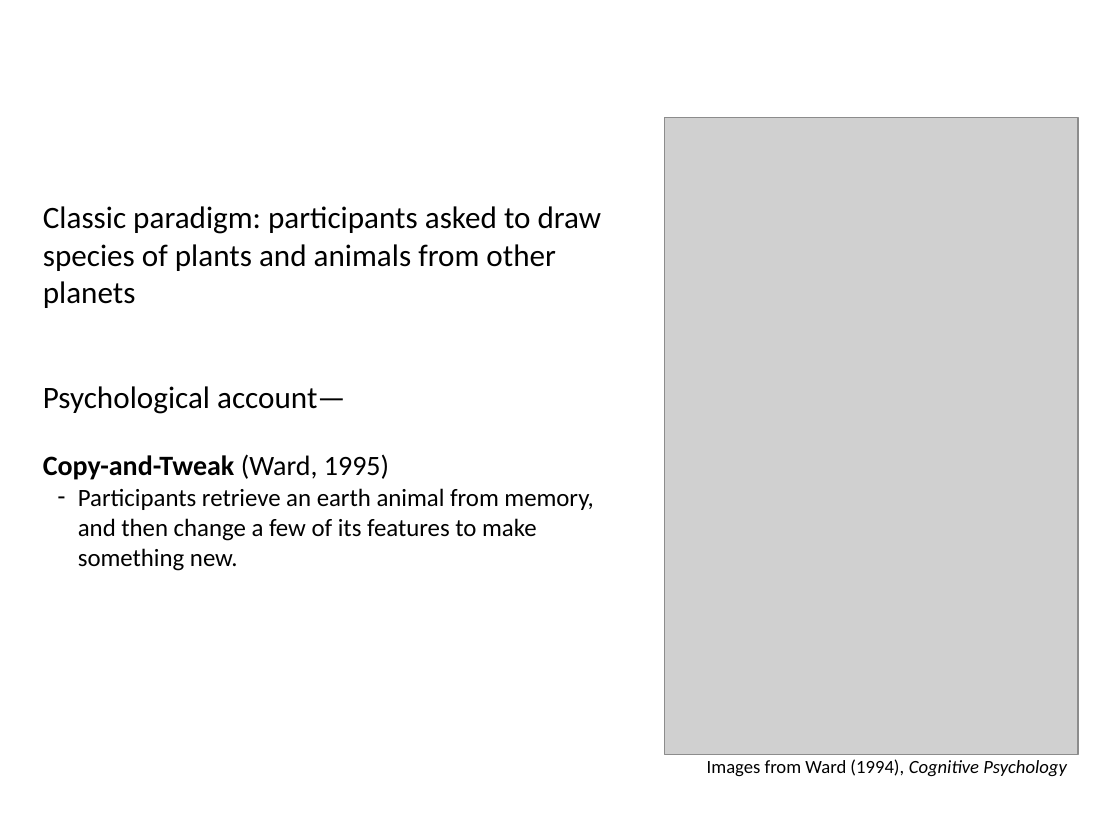
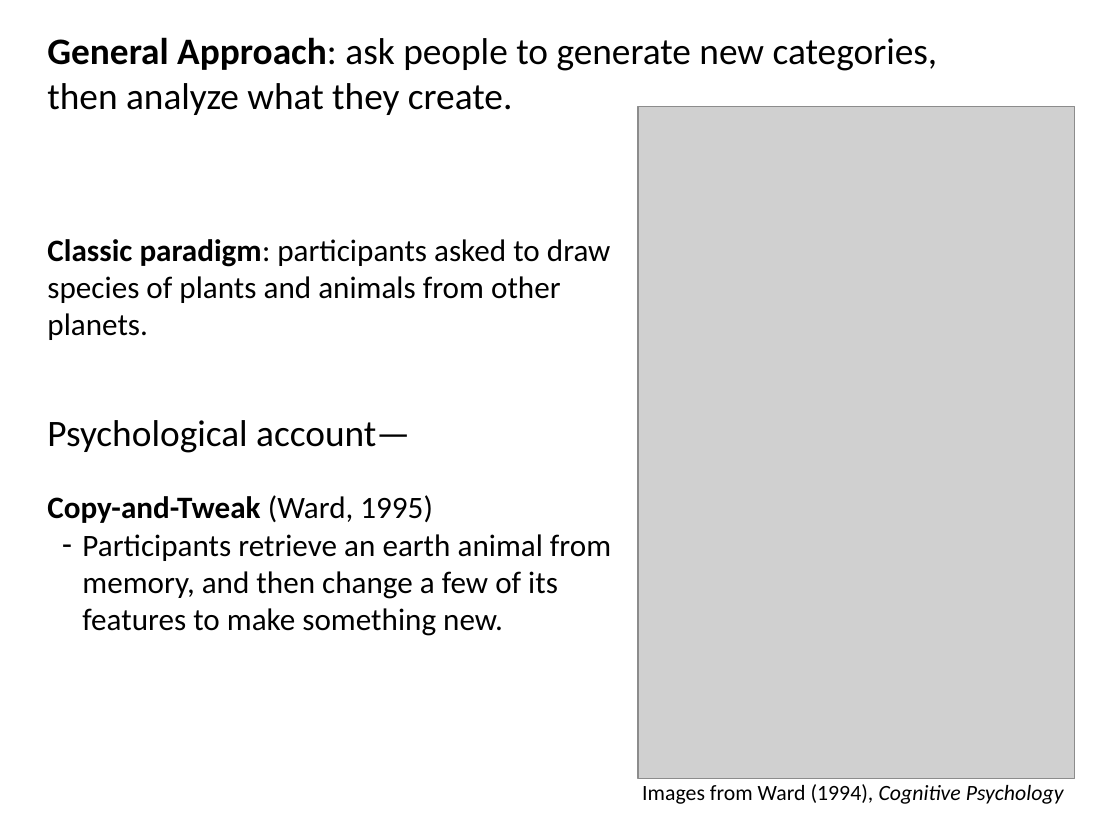
Before and after one commit to AusterweilLab/generating_categories, a slide deck: slide 6 of Presentations/ccn-bbag-march-2-2017.pptx (slide 3 before the commit). Drawn at 1120x840 pixels with LibreOffice and Linux fonts; fonts in the diff are those of the drawing; grey boxes stand for pictures. Boxes give left, top, right and bottom in pixels: in the first picture for what was removed or moved away, otherwise in the second. Text is boxed around its words. In the diff, an @@ line names an element or a change of style, - is before the commit and + after.

```diff
--- a/Presentations/ccn-bbag-march-2-2017.pptx
+++ b/Presentations/ccn-bbag-march-2-2017.pptx
@@ text added at [47, 37, 938, 115], 24 pt, text #000000 @@
+General Approach: ask people to generate new categories, then analyze what they create.
@@ picture: place and size @@
-picture at [665, 118, 1079, 754]
+picture at [638, 106, 1075, 780]
@@ text "Classic paradigm: participants asked to ...": place and size @@
-text "Classic paradigm: participants asked to ..." at [43, 206, 602, 571]
+text "Classic paradigm: participants asked to ..." at [47, 239, 611, 636]
@@ text at [47, 239, 611, 340]: text changed @@
-Classic paradigm: participants asked to draw species of plants and animals from other planets
+Classic paradigm: participants asked to draw species of plants and animals from other planets.
@@ text at [47, 420, 611, 636]: size 20 to 24 pt in "Psychological account—"; size 18 to 20 pt in "Copy-and-Tweak (Ward, 1995)"; size 16 to 20 pt in "Participants retrieve an earth animal from memory, ..." @@
@@ text "Images from Ward (1994), Cognitive ...": place and size @@
-text "Images from Ward (1994), Cognitive ..." at [707, 759, 1067, 777]
+text "Images from Ward (1994), Cognitive ..." at [642, 784, 1064, 804]
@@ text "Images from Ward (1994), Cognitive ..." at [642, 784, 1064, 804]: size 12 to 14 pt @@
```
Also in this commit, not shown: 12 other slides changed, 11 slides added, 8 slides removed, 22 other files.
